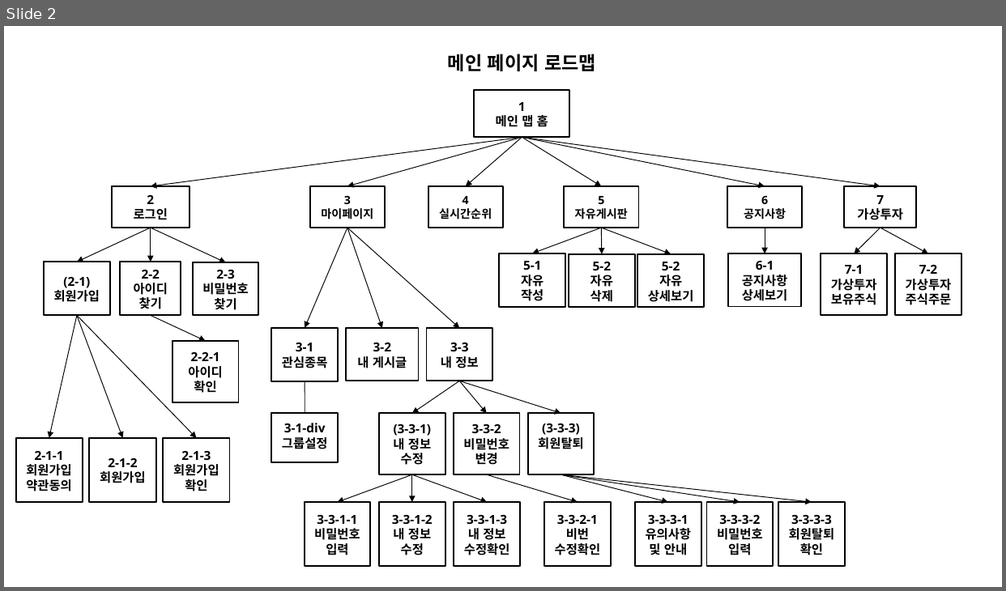
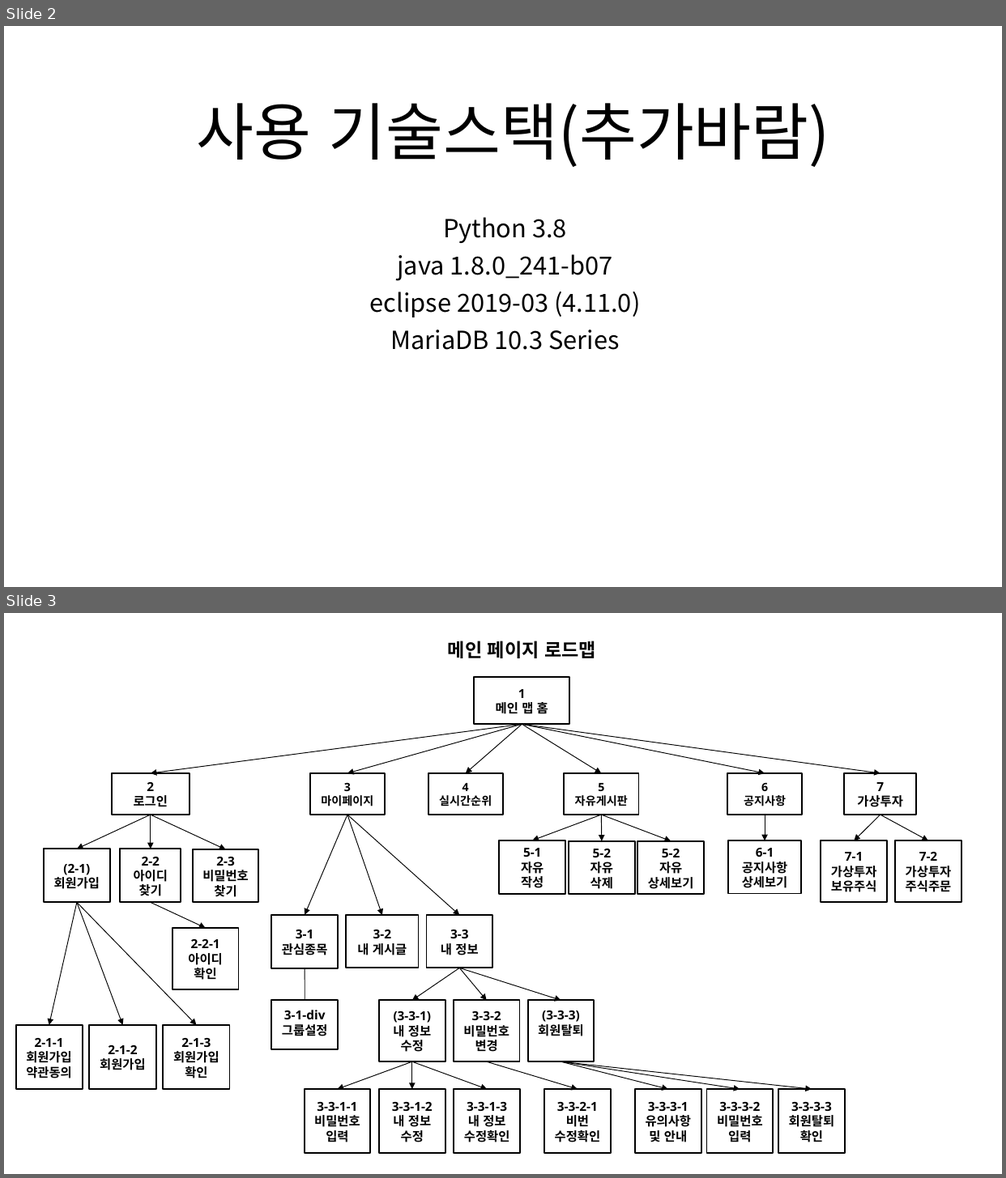
Before and after one commit to aa991102/kospiece, a slide deck: PersonalFolder/modeling/코스피스-스토리보드-통합.pptx. Shown one above the other, each under a label of ours: slide 2 before the commit, slides 2 and 3 after it. The pictures are 1006x591 and 1006x1178 pixels, drawn with LibreOffice and Linux fonts; fonts in the diff are those of the drawing. Boxes give left, top, right and bottom in pixels: in the first picture for what was removed or moved away, otherwise in the second. Text is boxed around its words. In the diff, an @@ line names an element or a change of style, - is before the commit and + after.

Commit message:
스토리보드 내용 추가

```diff
--- a/PersonalFolder/modeling/코스피스-스토리보드-통합.pptx
+++ b/PersonalFolder/modeling/코스피스-스토리보드-통합.pptx
@@ slide 2 added at (4, 26, 1002, 587), background #FFFFFF @@
@@ title added at (197, 103, 830, 167), 60 pt, text #000000 @@
+사용 기술스택(추가바람)
@@ subtitle added at (370, 217, 640, 350), 24 pt, text #000000 @@
+Python 3.8
+java 1.8.0_241-b07
+eclipse 2019-03 (4.11.0)
+MariaDB 10.3 Series
@@ what was slide 2 is now slide 3 @@
```
Also in this commit, not shown: 4 slides changed, 2 other files.
